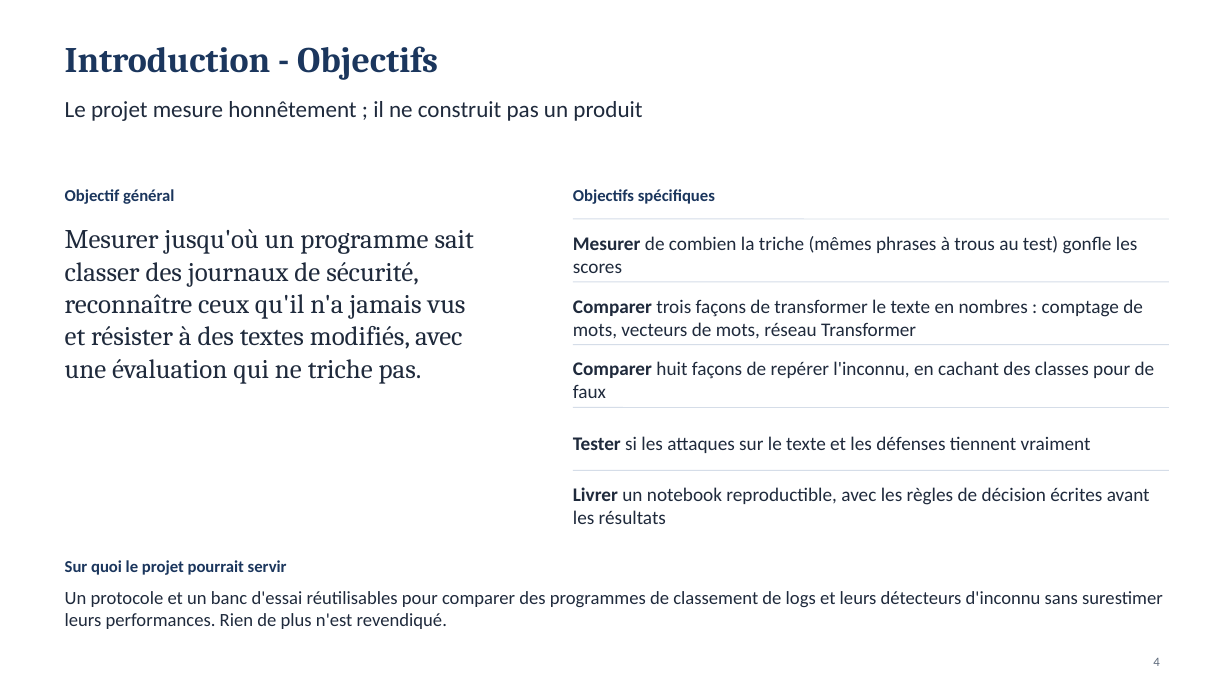
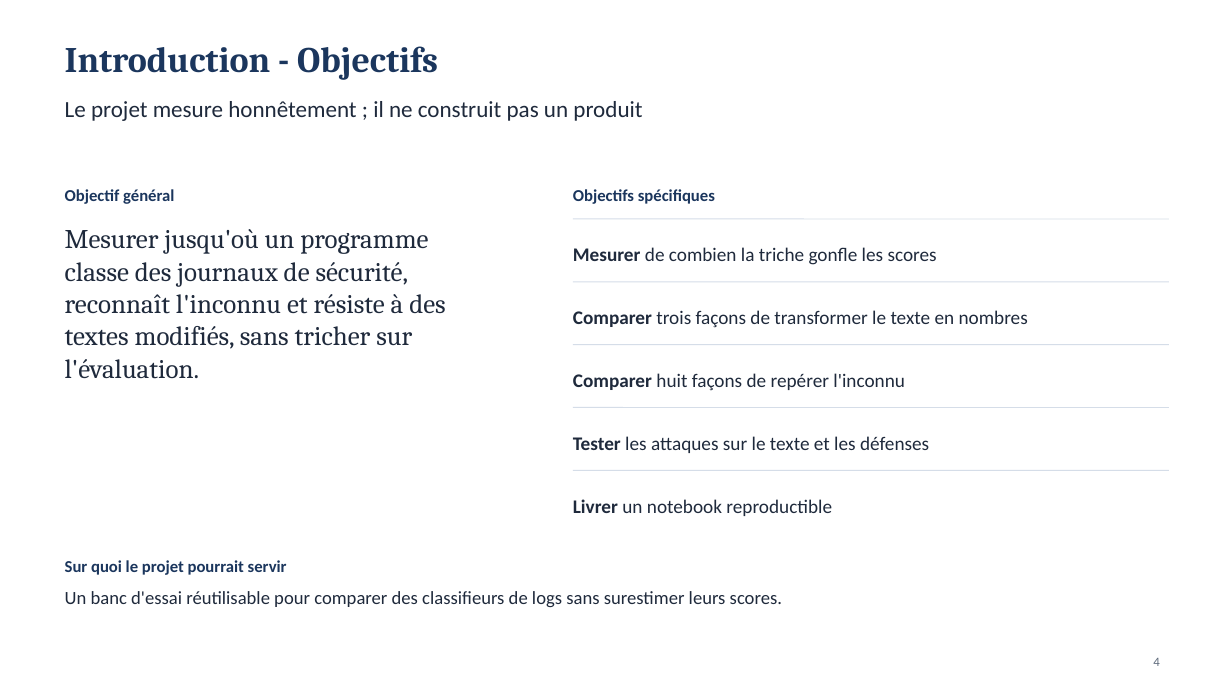
Before and after one commit to MADENIYOU/siem-open-world-log-classification, a slide deck: slide 4 of presentation/Soutenance_SIEM_monde_ouvert.pptx. Drawn at 1232x693 pixels with LibreOffice and Linux fonts; fonts in the diff are those of the drawing. Boxes give left, top, right and bottom in pixels: in the first picture for what was removed or moved away, otherwise in the second. Text is boxed around its words. In the diff, an @@ line names an element or a change of style, - is before the commit and + after.

```diff
--- a/presentation/Soutenance_SIEM_monde_ouvert.pptx
+++ b/presentation/Soutenance_SIEM_monde_ouvert.pptx
@@ text at bbox=[65, 229, 445, 379]: text changed @@
-Mesurer jusqu'où un programme sait classer des journaux de sécurité, reconnaître ceux qu'il n'a jamais vus et résister à des textes modifiés, avec une évaluation qui ne triche pas.
+Mesurer jusqu'où un programme classe des journaux de sécurité, reconnaît l'inconnu et résiste à des textes modifiés, sans tricher sur l'évaluation.
@@ text at bbox=[573, 247, 937, 265]: text changed @@
-Mesurer de combien la triche (mêmes phrases à trous au test) gonfle les scores
+Mesurer de combien la triche gonfle les scores
@@ text at bbox=[573, 310, 1028, 328]: text changed @@
-Comparer trois façons de transformer le texte en nombres : comptage de mots, vecteurs de mots, réseau Transformer
+Comparer trois façons de transformer le texte en nombres
@@ text at bbox=[573, 373, 905, 390]: text changed @@
-Comparer huit façons de repérer l'inconnu, en cachant des classes pour de faux
+Comparer huit façons de repérer l'inconnu
@@ text at bbox=[573, 436, 929, 453]: text changed @@
-Tester si les attaques sur le texte et les défenses tiennent vraiment
+Tester les attaques sur le texte et les défenses
@@ text at bbox=[573, 499, 832, 516]: text changed @@
-Livrer un notebook reproductible, avec les règles de décision écrites avant les résultats
+Livrer un notebook reproductible
@@ text at bbox=[65, 591, 782, 607]: text changed @@
-Un protocole et un banc d'essai réutilisables pour comparer des programmes de classement de logs et leurs détecteurs d'inconnu sans surestimer leurs performances. Rien de plus n'est revendiqué.
+Un banc d'essai réutilisable pour comparer des classifieurs de logs sans surestimer leurs scores.
```
Also in this commit, not shown: 13 other slides changed, 2 other files.
